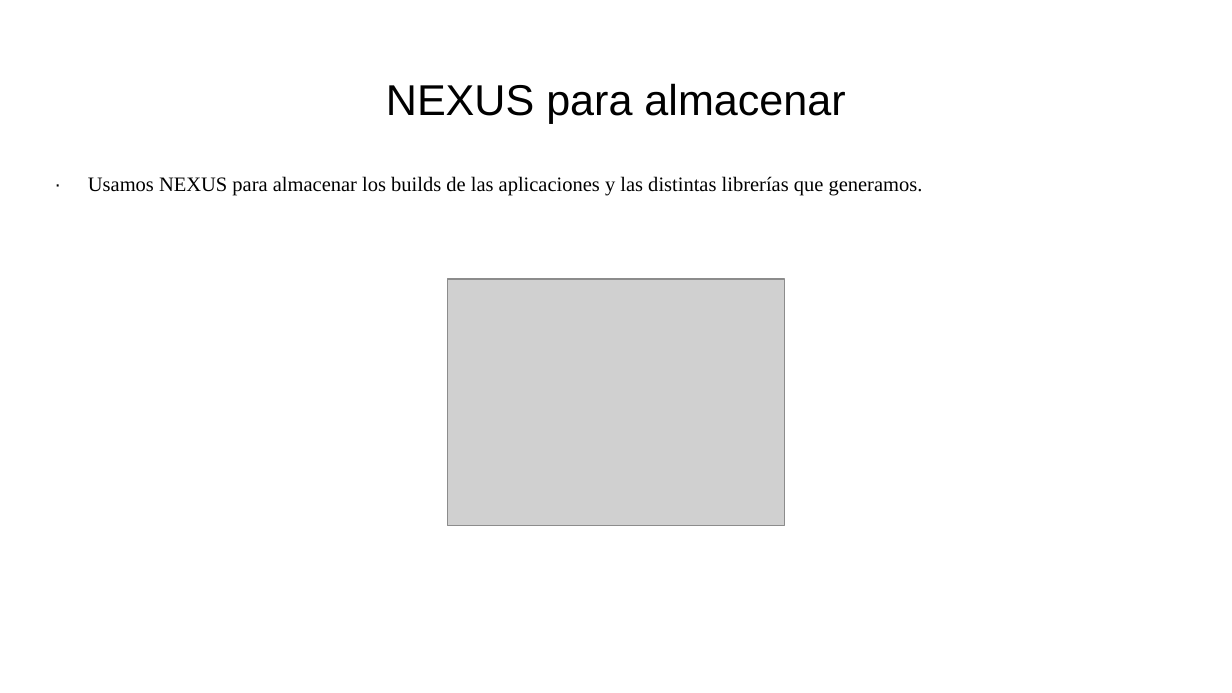
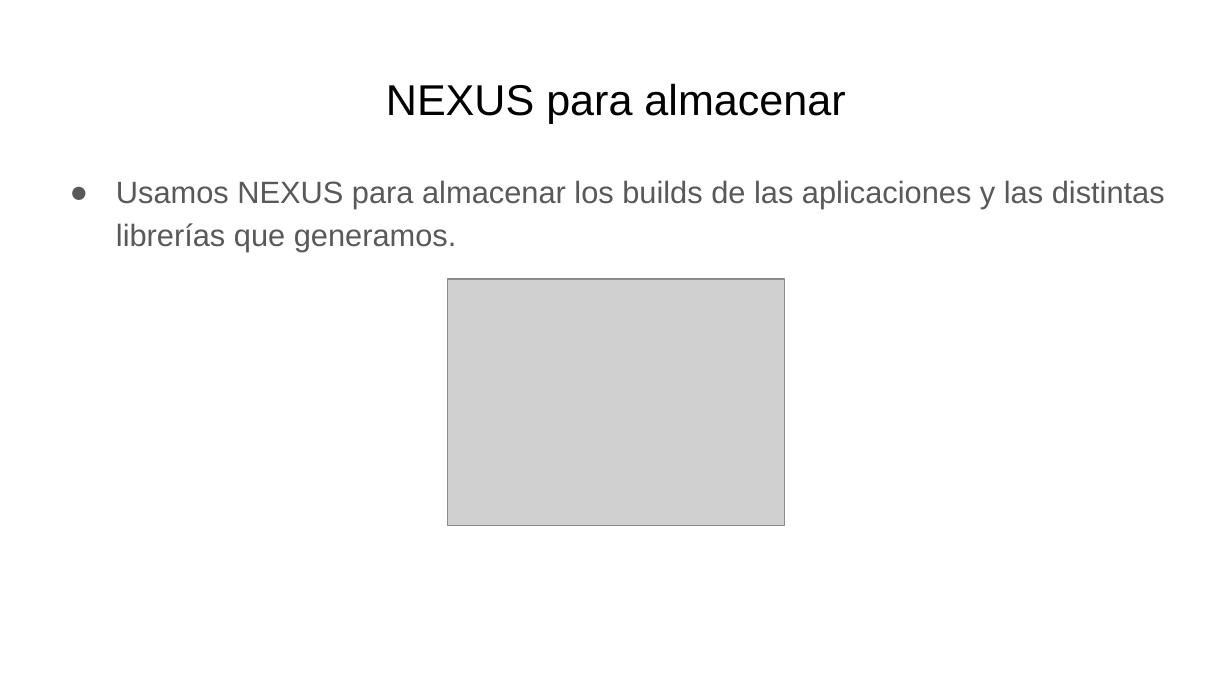
Before and after one commit to miguelmunval/presentacion, a slide deck: slide 8 of Tecnologías Usadas Dual.pptx (slide 7 before the commit). Drawn at 1232x693 pixels with LibreOffice and Linux fonts; fonts in the diff are those of the drawing; grey boxes stand for pictures. Boxes give left, top, right and bottom in pixels: in the first picture for what was removed or moved away, otherwise in the second. Text is boxed around its words. In the diff, an @@ line names an element or a change of style, - is before the commit and + after.

```diff
--- a/Tecnologías Usadas Dual.pptx
+++ b/Tecnologías Usadas Dual.pptx
@@ text at bbox=[116, 180, 1165, 252]: text changed; size 12 to 18 pt; font Times New Roman to Arial; text colour #000000 to #595959 @@
-· Usamos NEXUS para almacenar los builds de las aplicaciones y las distintas librerías que generamos.
+● Usamos NEXUS para almacenar los builds de las aplicaciones y las distintas librerías que generamos.
```
Also in this commit, not shown: 8 other slides changed, 2 slides added, 1 other file.
